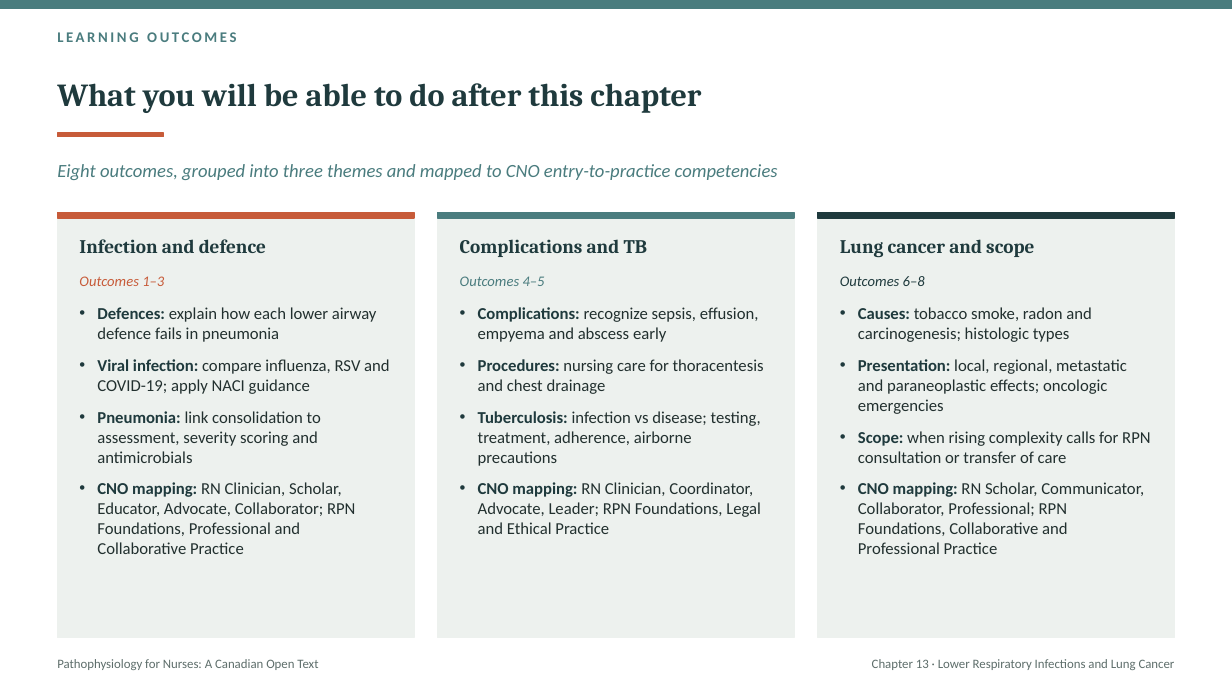
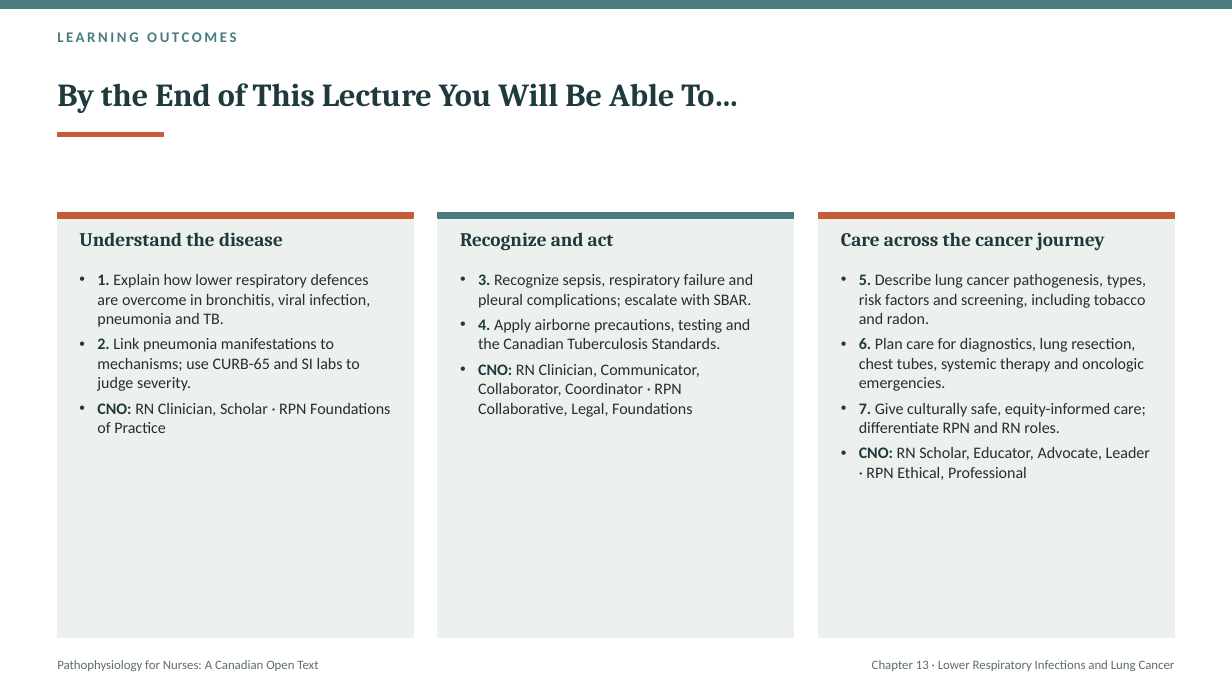
Before and after one commit to andrewleenl/opensourcenursing, a slide deck: slide 2 of Ch13_Lower_Respiratory_Infections_and_Lung_Cancer_Lecture_Presentation.pptx. Drawn at 1232x693 pixels with LibreOffice and Linux fonts; fonts in the diff are those of the drawing. Boxes give left, top, right and bottom in pixels: in the first picture for what was removed or moved away, otherwise in the second. Text is boxed around its words. In the diff, an @@ line names an element or a change of style, - is before the commit and + after.

```diff
--- a/Ch13_Lower_Respiratory_Infections_and_Lung_Cancer_Lecture_Presentation.pptx
+++ b/Ch13_Lower_Respiratory_Infections_and_Lung_Cancer_Lecture_Presentation.pptx
@@ title at (x1=57, y1=83, x2=738, y2=113): text changed @@
-What you will be able to do after this chapter
+By the End of This Lecture You Will Be Able To…
@@ text removed at (x1=57, y1=164, x2=778, y2=180) @@
-Eight outcomes, grouped into three themes and mapped to CNO entry-to-practice competencies
@@ text at (x1=79, y1=232, x2=283, y2=246): text changed @@
-Infection and defence
+Understand the disease
@@ text at (x1=460, y1=232, x2=614, y2=250): text changed @@
-Complications and TB
+Recognize and act
@@ rectangle at (x1=819, y1=213, x2=1175, y2=218): fill #1F3A3D to #C75B39; outline #1F3A3D 1 pt to #C75B39 1 pt @@
@@ vertical alignment middle to top in 3 elements at (x1=460, y1=232, x2=614, y2=250), (x1=79, y1=232, x2=283, y2=246), (x1=841, y1=232, x2=1105, y2=251) @@
@@ text at (x1=841, y1=232, x2=1105, y2=251): text changed @@
-Lung cancer and scope
+Care across the cancer journey
@@ text removed at (x1=79, y1=276, x2=164, y2=286) @@
-Outcomes 1–3
@@ text at (x1=97, y1=274, x2=390, y2=433): text changed; size 13 to 12.5 pt @@
-• Defences: explain how each lower airway defence fails in pneumonia
-• Viral infection: compare influenza, RSV and COVID-19; apply NACI guidance
-• Pneumonia: link consolidation to assessment, severity scoring and antimicrobials
-• CNO mapping: RN Clinician, Scholar, Educator, Advocate, Collaborator; RPN Foundations, Professional and Collaborative Practice
+• 1. Explain how lower respiratory defences are overcome in bronchitis, viral infection, pneumonia and TB.
+• 2. Link pneumonia manifestations to mechanisms; use CURB-65 and SI labs to judge severity.
+• CNO: RN Clinician, Scholar · RPN Foundations of Practice
@@ text removed at (x1=460, y1=276, x2=545, y2=286) @@
-Outcomes 4–5
@@ text at (x1=478, y1=274, x2=753, y2=417): text changed; size 13 to 12.5 pt @@
-• Complications: recognize sepsis, effusion, empyema and abscess early
-• Procedures: nursing care for thoracentesis and chest drainage
-• Tuberculosis: infection vs disease; testing, treatment, adherence, airborne precautions
-• CNO mapping: RN Clinician, Coordinator, Advocate, Leader; RPN Foundations, Legal and Ethical Practice
+• 3. Recognize sepsis, respiratory failure and pleural complications; escalate with SBAR.
+• 4. Apply airborne precautions, testing and the Canadian Tuberculosis Standards.
+• CNO: RN Clinician, Communicator, Collaborator, Coordinator · RPN Collaborative, Legal, Foundations
@@ text removed at (x1=840, y1=276, x2=925, y2=286) @@
-Outcomes 6–8
@@ text at (x1=859, y1=274, x2=1150, y2=480): text changed; size 13 to 12.5 pt @@
-• Causes: tobacco smoke, radon and carcinogenesis; histologic types
-• Presentation: local, regional, metastatic and paraneoplastic effects; oncologic emergencies
-• Scope: when rising complexity calls for RPN consultation or transfer of care
-• CNO mapping: RN Scholar, Communicator, Collaborator, Professional; RPN Foundations, Collaborative and Professional Practice
+• 5. Describe lung cancer pathogenesis, types, risk factors and screening, including tobacco and radon.
+• 6. Plan care for diagnostics, lung resection, chest tubes, systemic therapy and oncologic emergencies.
+• 7. Give culturally safe, equity-informed care; differentiate RPN and RN roles.
+• CNO: RN Scholar, Educator, Advocate, Leader · RPN Ethical, Professional
```
Also in this commit, not shown: 4 other slides changed, 45 slides added, 72 slides removed, 7 other files.
